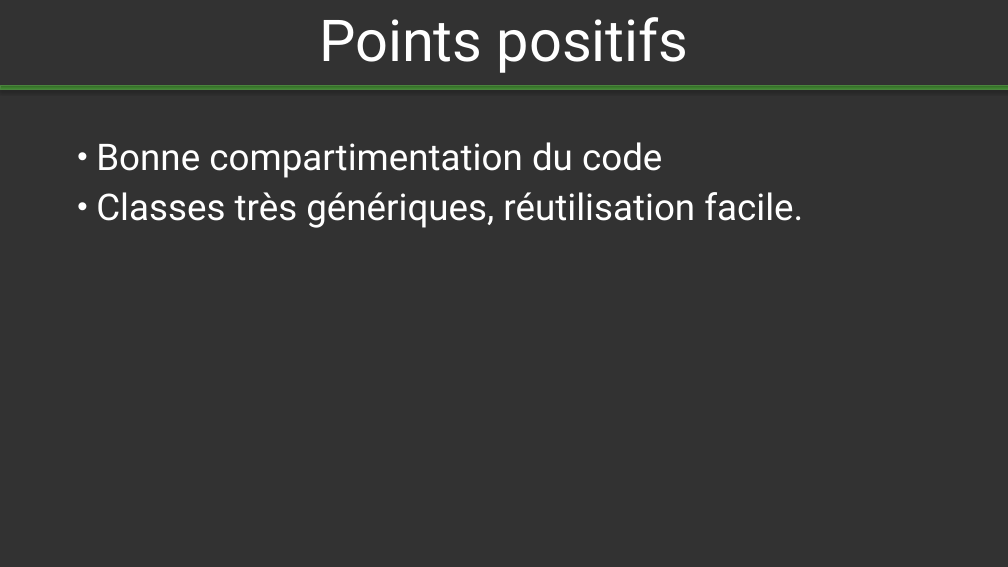
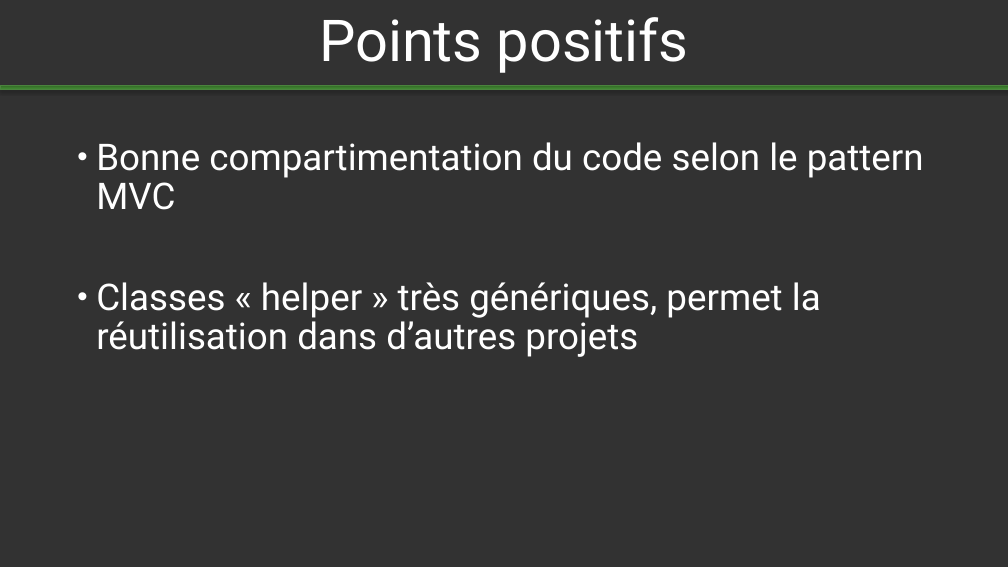
Before and after one commit to Altrue/archi, a slide deck: slide 11 of bazard/Présentation ODIARD PASINI.pptx (slide 12 before the commit). Drawn at 1008x567 pixels with LibreOffice and Linux fonts; fonts in the diff are those of the drawing. Boxes give left, top, right and bottom in pixels: in the first picture for what was removed or moved away, otherwise in the second. Text is boxed around its words. In the diff, an @@ line names an element or a change of style, - is before the commit and + after.

Commit message:
fin pptx

```diff
--- a/bazard/Présentation ODIARD PASINI.pptx
+++ b/bazard/Présentation ODIARD PASINI.pptx
@@ text at (x1=96, y1=142, x2=924, y2=357): text changed; text colour #FCFCFC to #FFFFFF @@
-• Bonne compartimentation du code
-• Classes très génériques, réutilisation facile.
+• Bonne compartimentation du code selon le pattern MVC
+• Classes « helper » très génériques, permet la réutilisation dans d’autres projets
```
Also in this commit, not shown: 10 other slides changed, 1 slide removed.
